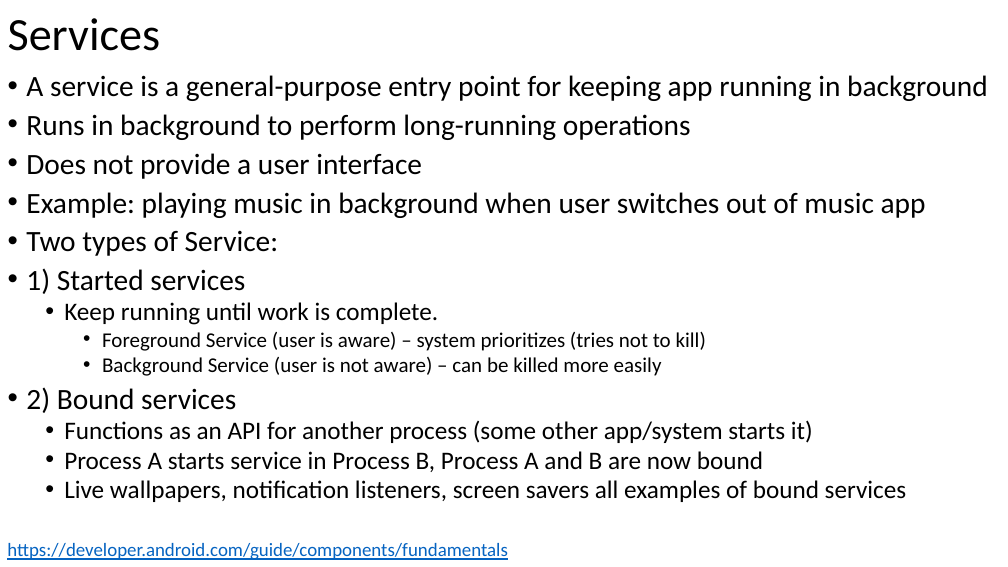
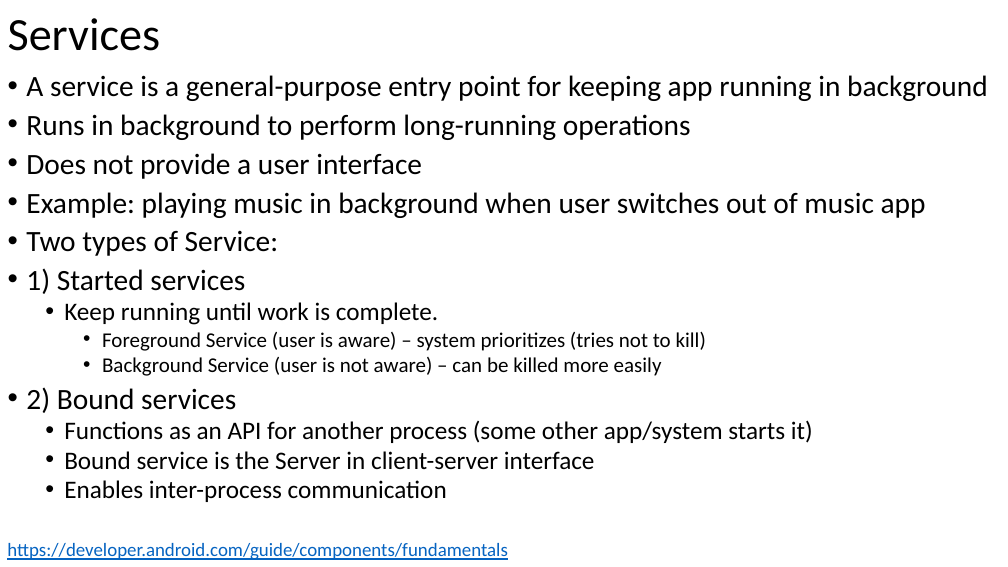
Before and after one commit to russellu/cs230, a slide deck: slide 6 of Lecture_06.pptx. Drawn at 1008x567 pixels with LibreOffice and Linux fonts; fonts in the diff are those of the drawing. Boxes give left, top, right and bottom in pixels: in the first picture for what was removed or moved away, otherwise in the second. Text is boxed around its words. In the diff, an @@ line names an element or a change of style, - is before the commit and + after.

```diff
--- a/Lecture_06.pptx
+++ b/Lecture_06.pptx
@@ text at box(64, 451, 595, 502): text changed @@
-  • Process A starts service in Process B, Process A and B are now bound
-  • Live wallpapers, notification listeners, screen savers all examples of bound services
+  • Bound service is the Server in client-server interface
+  • Enables inter-process communication
```
Also in this commit, not shown: 3 other slides changed, 1 slide removed.
